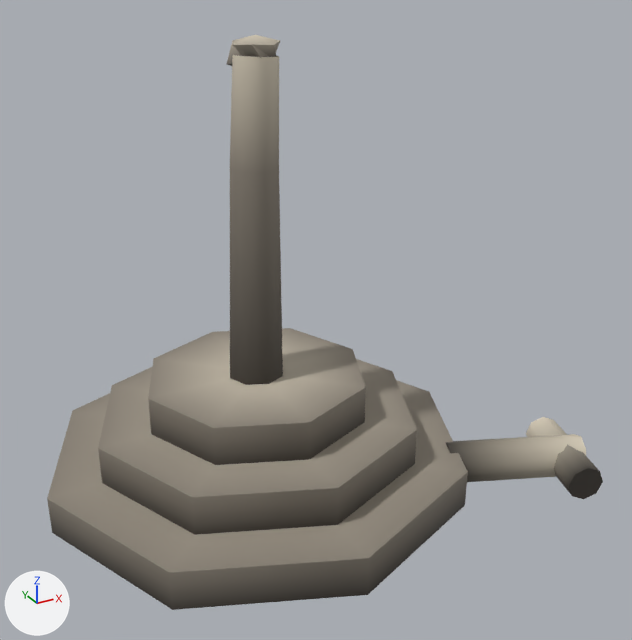
The glTF model public/kk/home/ash_cross.glb as it was, and as the next commit left it.
Camera for both pictures: a 50 mm lens placed at (-1.5, -3.31, 2.39), pointed at (0.24, -0.13, 0.8). Lighting does not change. The marker at lower left points along +X, +Y and +Z. The first picture is the older version. Vertices at exactly the same position are counted once.

The first picture shows 'ash_cross'.
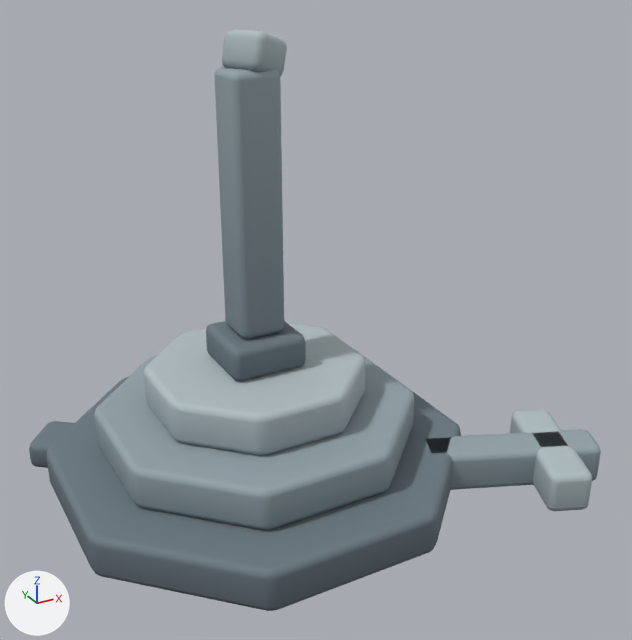
What differs and where, as boxes [x1, y1, x2, y2] in the pictures (632 x 640 px):
'ash_cross', reshaped: before [47, 35, 603, 610]; after [29, 29, 601, 611]
part 1 of me_ash_cross, rebuilt: before [47, 380, 468, 610]; after [46, 323, 461, 611]
part 2 of me_ash_cross, rebuilt (6% wider, 23% taller): before [526, 417, 603, 499]; after [510, 410, 592, 511]
part 3 of me_ash_cross, rebuilt (25% wider, 27% taller): before [446, 434, 586, 482]; after [426, 429, 601, 490]
part 4 of me_ash_cross, rebuilt: before [226, 35, 280, 66]; after [222, 29, 287, 76]
part 5 of me_ash_cross, added: after [206, 321, 306, 381]
part 6 of me_ash_cross, added: after [214, 66, 284, 339]
part 7 of me_ash_cross, added: after [29, 421, 75, 468]
part 8 of me_ash_cross, deleted: before [98, 55, 417, 535]

The change, as a diff of the scene's bpy script:
```diff
--- a/public/kk/home/ash_cross.glb.py
+++ b/public/kk/home/ash_cross.glb.py
@@ me_ash_cross @@
 # used by ob_ash_cross; location = (0.0, 0.0, 0.0)
-me_ash_cross.from_pydata(...)  # 123 vertices, 184 faces; spans x -1.0..1.42, y -1.0..1.0, z 0.0..2.03
+me_ash_cross.from_pydata(...)  # 676 vertices, 1320 faces; spans x -0.96..1.44, y -1.01..0.92, z 0.0..2.05
+# me_ash_cross part 1: the loose piece of 17 vertices spanning x -1.0..1.0, y -1.0..1.0, z 0.0..0.18 is rebuilt with 340 vertices and now spans x -0.92..0.92, y -0.92..0.92, z 0.0..0.6
+# me_ash_cross part 2: the loose piece of 17 vertices spanning x 1.12..1.42, y -0.98..-0.47, z 0.01..0.19 is rebuilt with 56 vertices and now spans x 1.0..1.4, y -1.01..-0.39, z 0.0..0.2
+# me_ash_cross part 3: the loose piece of 17 vertices spanning x 0.71..1.39, y -0.84..-0.41, z 0.0..0.2 is rebuilt with 56 vertices and now spans x 0.6..1.44, y -0.86..-0.38, z 0.0..0.2
+# me_ash_cross part 4: the loose piece of 14 vertices spanning x -0.06..0.16, y -0.07..0.11, z 1.89..2.03 is rebuilt with 56 vertices and now spans x -0.09..0.17, y -0.11..0.14, z 1.86..2.05
+# me_ash_cross part 5: a new loose piece of 56 vertices spanning x -0.18..0.18, y -0.18..0.18, z 0.6..0.76, in mat_plant
+# me_ash_cross part 6: a new loose piece of 56 vertices spanning x -0.11..0.11, y -0.11..0.11, z 0.76..1.91, in mat_plant
+# me_ash_cross part 7: a new loose piece of 56 vertices spanning x -0.96..-0.68, y 0.45..0.75, z 0.0..0.14, in mat_plant
+# me_ash_cross part 8
+# 58 vertices are removed from x -0.76..0.76, y -0.76..0.76, z 0.18..1.96
+# 88 faces are deleted
 me_ash_cross.materials.append(mat_plant)
```
